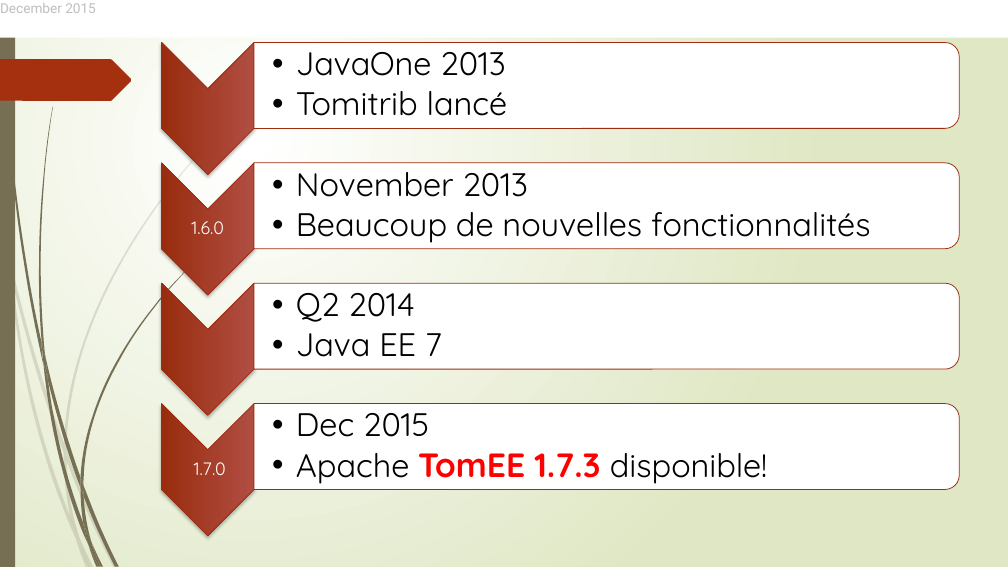
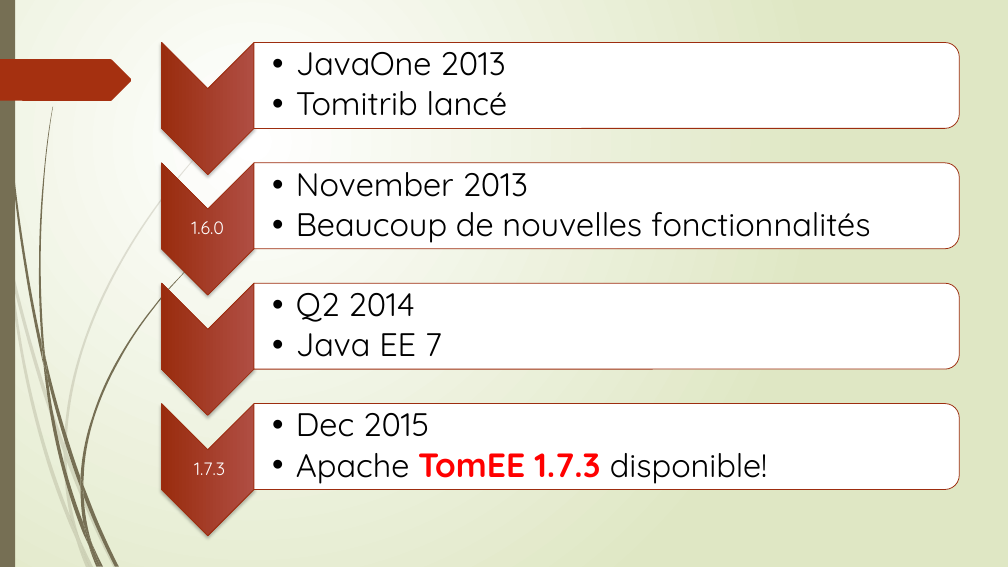
Before and after one commit to Tarek-Adra/TomEE, a slide deck: slide 10 of presentation.pptx (slide 9 before the commit). Drawn at 1008x567 pixels with LibreOffice and Linux fonts; fonts in the diff are those of the drawing. Boxes give left, top, right and bottom in pixels: in the first picture for what was removed or moved away, otherwise in the second. Text is boxed around its words. In the diff, an @@ line names an element or a change of style, - is before the commit and + after.

```diff
--- a/presentation.pptx
+++ b/presentation.pptx
@@ rectangle removed at (x1=0, y1=0, x2=1008, y2=38) @@
-December 2015
@@ text at (x1=194, y1=462, x2=225, y2=475): text changed @@
-1.7.0
+1.7.3
```
Also in this commit, not shown: 5 other slides changed, 2 slides added, 4 slides removed, 2 other files.
